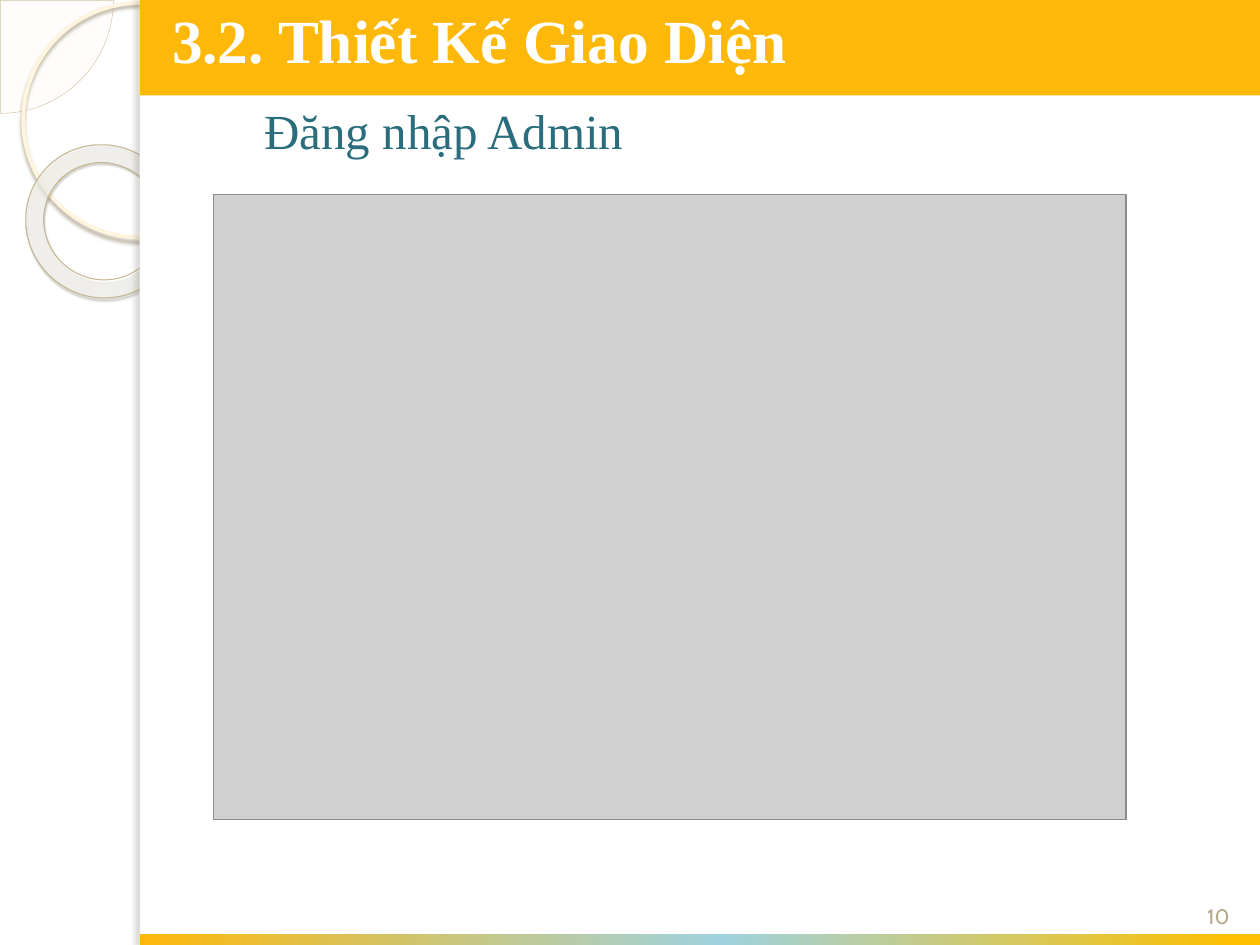
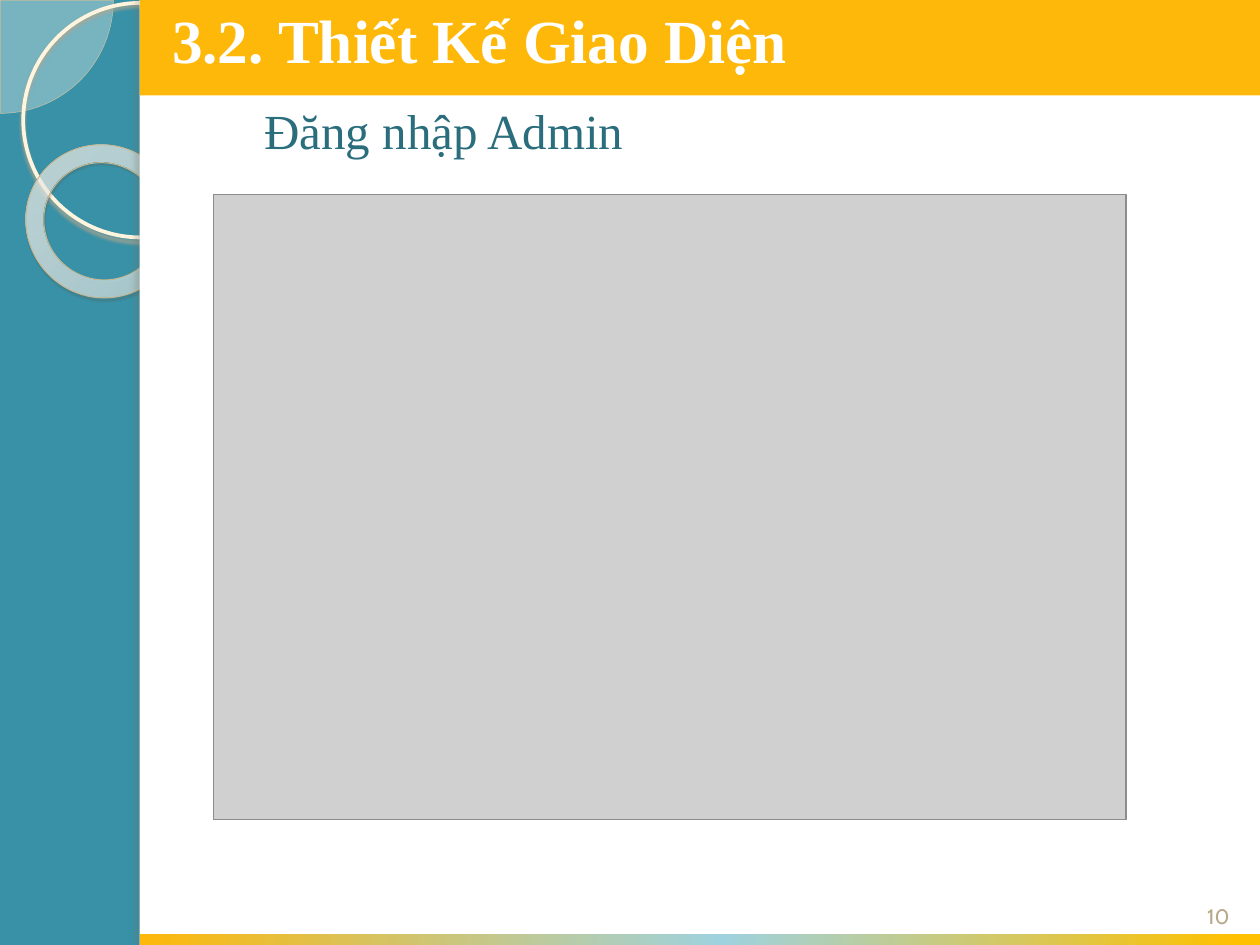
Before and after one commit to chiendv1992/webbanhang, a slide deck: slide 10 of bc/slide bv.pptx. Drawn at 1260x945 pixels with LibreOffice and Linux fonts; fonts in the diff are those of the drawing; grey boxes stand for pictures; background and template pictures are left out. Boxes give left, top, right and bottom in pixels: in the first picture for what was removed or moved away, otherwise in the second. Text is boxed around its words. In the diff, an @@ line names an element or a change of style, - is before the commit and + after.

```diff
--- a/bc/slide bv.pptx
+++ b/bc/slide bv.pptx
@@ background picture (left out) to #3891A7 @@
```
Also in this commit, not shown: 12 other slides changed, 5 slides added, 21 other files.
